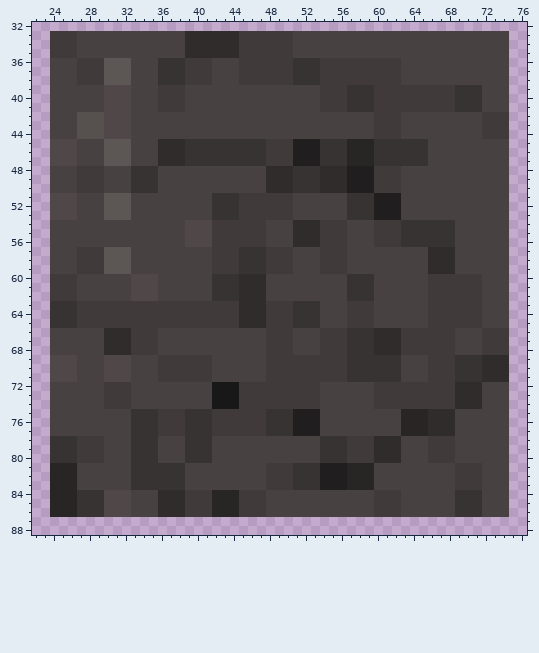
Sprite sheet: 2D Shooter/src/res/Stone.png. Above is the file before it was changed.
The file is 96x96 pixels. Colours within 5 levels of each other are drawn and written as one. Shown: x 22..76, y 32..88.
The same view after the edit:
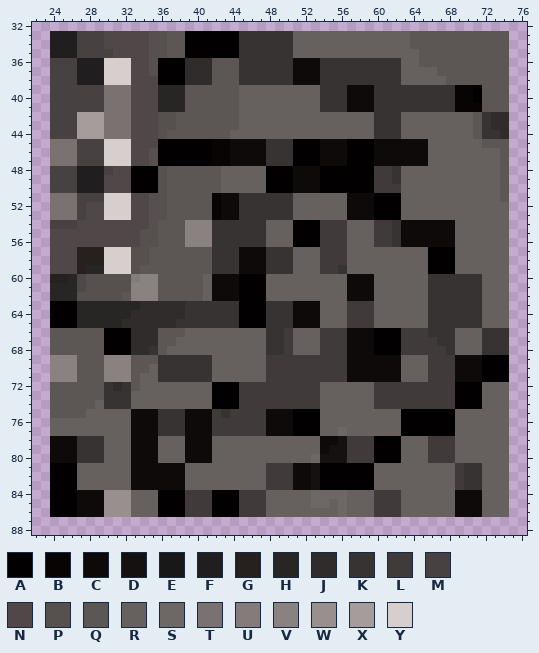
Palette (. is transparent): A #020000  B #080403  C #0e0a09  D #151110  E #181818  F #201e1e  G #26211f  H #282525  J #302c2c  K #383333  L #403a3a  M #484141  N #504848  P #56504f  Q #5c5655  R #66605f  S #6d6766  T #797271  U #837c7b  V #898281  W #97908f  X #a59d9b  Y #d7cfcd
What changed:
Changed rows in their new state; - is an unchanged pixel.
first column x 24:
33 FFF---NNNNNPPQQAAAAAAKKKKKKRRRRRRRRRRRRRQQQQQQQQQQQ
34 FFF---NNNNNPPQQAAAAAAKKKKKKRRRRRRRRRRRRRQQQQQQQQQQQ
35 FFF----NNNNPPQQAAAAAAKKKKKKRRRRRRRRRRRRRRQQQQQQQQQQ
36 ---FFFYYYNNPAAAJJJQQQKKKKKKCCCKKKKKKKKKRRQQQQQQQQQQ
37 ---FFFYYYNNPAAAJJJQQQKKKKKKCCCKKKKKKKKKRRRRQQQQQQQQ
38 ---FFFYYYNNNAAAJJJQQQKKKKKKCCCKKKKKKKKKRRRRRQQQQQQQ
39 ------TTTNNNHHHQQQQQQRRRRRRRRRKKKCCCKKKKKKKKKBBAQQQ
40 ------TTTNNNHHHQQQQQQRRRRRRRRRKKKCCCKKKKKKKKKBBAQQQ
41 ------TTTNNNHHHQQQQQQRRRRRRRRRKKKCCCKKKKKKKKKBBBQQQ
42 ---XXXTTTNNNPPQQQQQQQRRRRRRRRRRRRRRRKKKRRRRRRRRQKJJ
43 ---XXXTTTNNNPPQQQQQQQRRRRRRRRRRRRRRRKKKRRRRRRRRQKJJ
44 ---XXXTTTNNNPQQQQQQQRRRRRRRRRRRRRRRRKKKRRRRRRRRQKKJ
45 TTT---YYYNNNAAAAAABBCCCCKKKAAACCCAAACCCCCCRRRRRRQQQ
46 TTT---YYYNNPAAAAAABBCCCCKKKAAACCCAAACCCCCCRRRRRRRRQ
47 TTT---YYYNNPAAAAAABBCCCCKKKAAACCCAAACCCCCCRRRRRRRRQ
48 ---FFF-NNAAAPQQQQQQRRRRRAAACCCAAAAAA--KRRRRRRRRRRRQ
49 ---FFFNNNAAAPQQQQQQRRRRRAAACCCAAAAAA--KRRRRRRRRRRRQ
50 ---FFFNNNAAAPQQQQQQRRRRRAAACCCAAAAAA---RRRRRRRRRRRQ
51 TTT---YYYNNPPQQQQQBCCKKKKKKRRRRRRCCCAAARRRRRRRRRRRQ
52 TTT-NNYYYNNPPQQQQQBCCKKKKKKRRRRRRCCCAAARRRRRRRRRRRR
53 TTT-NNYYYNNPPQQQQQBCCKKKKKKRRRRRRCCCAAARRRRRRRRRRRR
54 ---NNNNNNNNPQQQVVVKKKKKKRRRAAA---RRR--KCCCCCCRRRRRR
55 NNNNNNNNNNPPQQQVVVKKKKKKRRRAAA---RRR--KCCCCCCRRRRRR
56 NNNNNNNNNNPPQQQVVVKKKKKKRRRAAA---RRR--KCCCCCCRRRRRR
57 NNNGGGYYYPPQQQQQQQKKKCCCKKKRRR---RRRRRRRRRAAARRRRRR
58 NNNGGGYYYPPQQQQQQQKKKCCCKKKRRR---RRRRRRRRRAAARRRRRR
59 NNNGHHYYYPQQQQQQQQKKKCCCKKKRRR--KRRRRRRRRRAAARRRRRR
60 GGHNPPPPPUVVQQQQQRCCCAAARRRRRRRRRCCCRRRRRRKKKKKKRRR
61 HHHNPPPPPVVVQQQQQRCCCAAARRRRRRRRRCCCRRRRRRKKKKKKRRR
62 HHHPPPPPQVVVQQQQQRCCCAAARRRRRRRRRCCCRRRRRRKKKKKKRRR
63 AAAHHHHHHHJJJJJKKKKKKAAAKKKCCCRRR---RRRRRRKKKKKKRRR
64 AAAHHHHHHJJJJJJKKKKKKAAAKKKCCCRRR---RRRRRRKKKKKKRRR
65 AAAHHHHHJJJJJJKKKKKKKAAAKKKCCCRRR---RRRRRRKKKKKKRRR
66 QQQQQQAAAJJJQQQRRRRRRRRRKK-RRR---CCCAAA---KKKRRRKKK
67 QQQQQQAAAJJJQQRRRRRRRRRRKK-RRR---CCCAAA----KKRRRKKK
68 QQQQQQAAAJJKQRRRRRRRRRRRKK-RRR---CCCAAA-----KRRRKKK
69 VVVQQQVVVQQQKKKKKKRRRRRR---------CCCCCCRRR---CCCAAA
70 VVVQQQVVVQQRKKKKKKRRRRRR---------CCCCCCRRR---CCCAAA
71 VVVQQQVVVQRRKKKKKKRRRRRR---------CCCCCCRRR---CCCAAA
72 QQQQQQKJKQRRRRRRRRAAA---------RRRRRR---------AAARRR
73 QQQQQQKKKRRRRRRRRRAAA---------RRRRRR---------AAARRR
74 QQQQQRKKKRRRRRRRRRAAA---------RRRRRR---------AAARRR
75 QQQQRRRRRCCCKKKCCC-K----CCCAAARRRRRRRRRAAAAAARRRRRR
76 RRRRRRRRRCCCKKKCCC------CCCAAARRRRRRRRRAAAAAARRRRRR
77 RRRRRRRRRCCCKKKCCC------CCCAAARRSRRRRRRAAAAAARRRRRR
78 CCCKKKRRRCCCRRRCCCRRRRRRRRRRRRCCD---AAARRR---RRRRRR
79 CCCKKKRRRCCCRRRCCCRRRRRRRRRRRRCDD---AAARRR---RRRRRR
80 CCCKKKRRRCCCRRRCCCRRRRRRRRRRRSDDD---AAARRR---RRRRRR
81 AAARRRRRRCCCCCCRRRRRRRRR---CCDAAAAAARRRRRRRRR-KKRRR
82 AAARRRRRRCCCCCCRRRRRRRRR---CCDAAAAAARRRRRRRRR-KKRRR
83 AAARRRRRRCCCCCCRRRRRRRRR---CCDAAAAAARRRRRRRRR-KKRRR
84 AAACCCWWWRRRAAA---AAA---RRRRRSSSSRRR---RRRRRRCCCRRR
85 AAACCCWWWRRRAAA---AAA---RRRRRSSRSRRR---RRRRRRCCCRRR
86 AAACCCWWWRRRAAA---AAA---RRRRRRRRSRRR---RRRRRRCCCRRR
